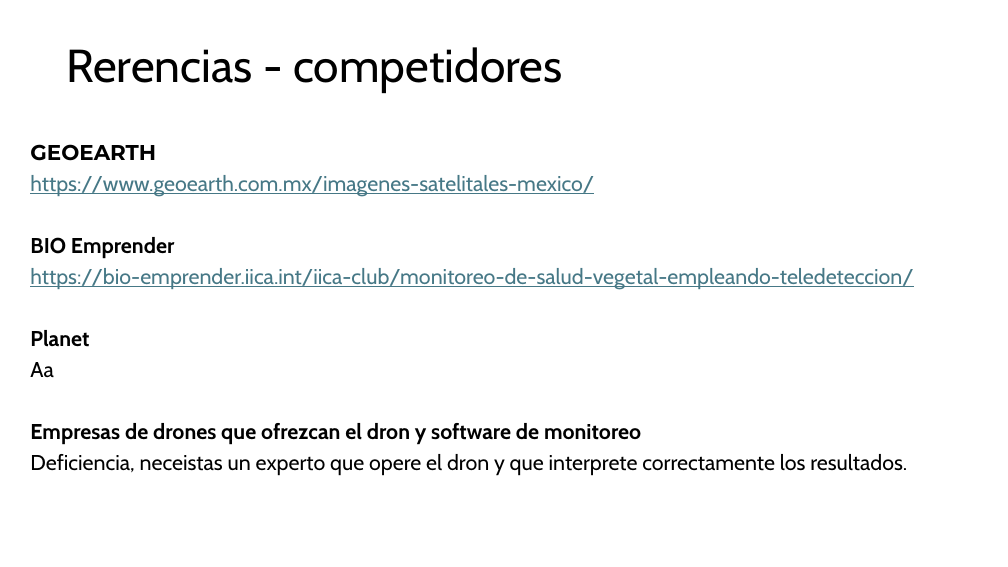
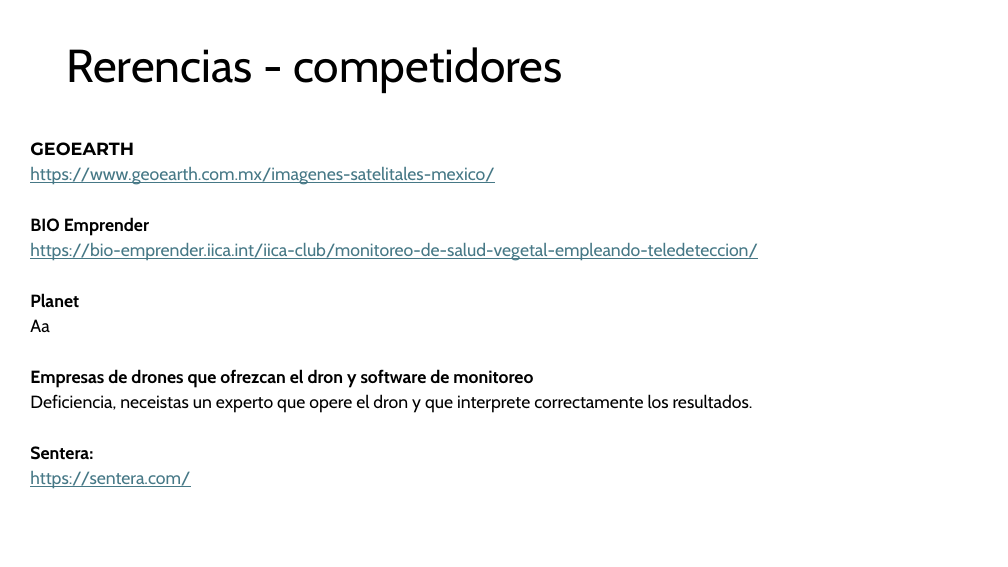
Before and after one commit to orlandombaa/Selene, a slide deck: slide 3 of selene/docs/Aditional documentation/Modelo de negocios selene.pptx. Drawn at 1008x567 pixels with LibreOffice and Linux fonts; fonts in the diff are those of the drawing. Boxes give left, top, right and bottom in pixels: in the first picture for what was removed or moved away, otherwise in the second. Text is boxed around its words. In the diff, an @@ line names an element or a change of style, - is before the commit and + after.

```diff
--- a/selene/docs/Aditional documentation/Modelo de negocios selene.pptx
+++ b/selene/docs/Aditional documentation/Modelo de negocios selene.pptx
@@ text at (30,142,758,413): size 20.4 to 16.8 pt; line spacing 0.8 to 0.7 @@
@@ text at (30,446,190,489): paragraphs added @@
+Sentera:
+https://sentera.com/
```
Also in this commit, not shown: 2 other slides changed, 8 other files.
